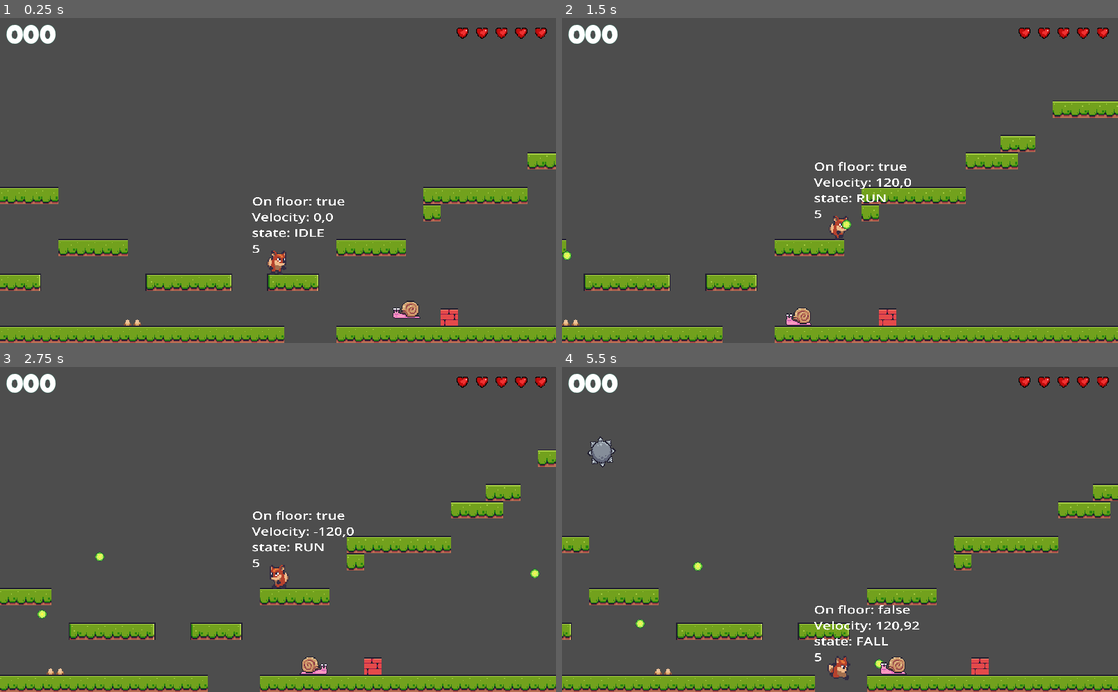
Above: before the commit, frames 1-4 (two rows, left to right).
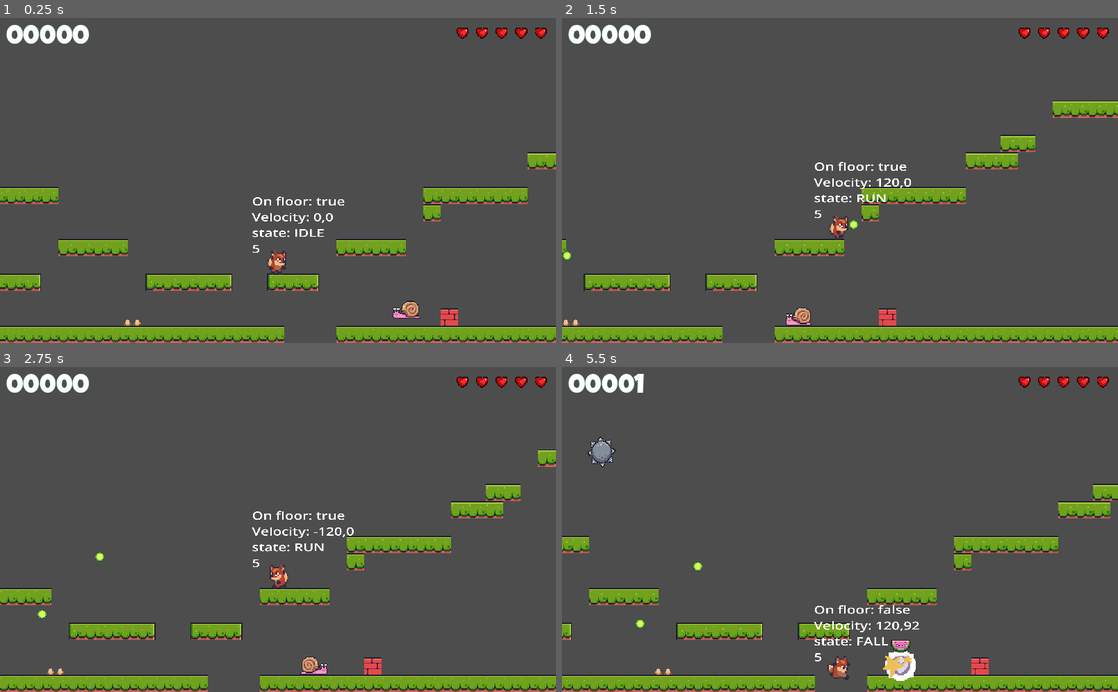
Above: after the commit, the same moments.

Repository: Thifall/Foxy
Game: Godot game, scene res://Scenes/Levels/level_base/level_base.tscn
Same seed, same stepped clock (60 frames per second), same inputs: the game is played once before the commit and once after it.
Inputs:
- Up to frame 1 (0.25 s): no input
- Up to frame 2 (1.5 s): hold Right (Right) from 0.53 s (still down); tap B (bullet) at 0.6 s; tap Up (Jump) at 0.77 s; tap Space (shoot) at 1.35 s
- Up to frame 3 (2.75 s): tap Up (Jump) at 1.52 s; release Right (Right) at 2.03 s; hold Left (Left) from 2.03 s (still down); tap B (bullet) at 2.1 s
- Up to frame 4 (5.5 s): tap Space (shoot) at 2.85, 4.35 s; tap Up (Jump) at 3.02, 3.77, 4.52 s; tap B (bullet) at 3.6, 5.1 s; release Left (Left) at 4.28 s; hold Right (Right) from 4.28 s (still down)

The runs differ from the first frame. In frame 1, 0.3% of the frame differs, in the area x 10-16%, y 2-8%; in frame 2, 0.3%; in frame 3, 0.3%; in frame 4, 0.8%, in the area x 10-64%, y 2-97%.

Commit message:
[+][jm] Added Boss scene with basic animation patterns, added scoring system, added basic HUD, added new moving platform scene

Diff:
--- a/Constants/Constants.gd
+++ b/Constants/Constants.gd
@@ -11,5 +11,5 @@
 
 #region constants
 const PLAYER_GROUP: String = "Player"
-const MOBEABLES_GROUP: String = "Moveables"
+const MOVEABLES_GROUP: String = "Moveables"
 #endregion
--- a/Scenes/BallSpike/ball_spike.tscn
+++ b/Scenes/BallSpike/ball_spike.tscn
@@ -6,7 +6,7 @@
 [sub_resource type="CircleShape2D" id="CircleShape2D_bjxre"]
 radius = 12.0
 
-[node name="BallSpike" type="PathFollow2D"]
+[node name="BallSpike" type="PathFollow2D" groups=["Moveables"]]
 rotates = false
 script = ExtResource("1_1wfoa")
 
--- /dev/null
+++ b/Scenes/Boss/boss.gd
@@ -0,0 +1,46 @@
+extends Node2D
+
+const TRIGGER_CONDITION: String = "parameters/conditions/on_trigger"
+
+@export var lives: int = 2
+@export var points: int = 5
+
+@onready var animation_tree: AnimationTree = $AnimationTree
+@onready var state_machine: AnimationNodeStateMachinePlayback = $AnimationTree["parameters/playback"]
+@onready var visual: Node2D = $Visual
+@onready var bossHitBox: CollisionShape2D = $Visual/BossHitBox/CollisionShape2D
+
+var _isInvincible = false
+
+func _on_boss_trigger_area_entered(area: Area2D) -> void:
+	animation_tree[TRIGGER_CONDITION] = true
+
+func set_invinviclbe(invincible: bool) -> void:
+	_isInvincible = invincible
+	if(invincible):
+		state_machine.travel("hit")
+	var tween = get_tree().create_tween()
+
+func reduce_lives() -> void:
+	lives -= 1
+	if lives<=0 :
+		SignalManager.onBossDefeated.emit(points)
+		queue_free()
+
+func tween_hit() -> void:
+	var tween = get_tree().create_tween()
+	tween.tween_property(visual, "position", Vector2.ZERO, 1.8)
+	tween.tween_callback(set_invinviclbe.bind(false))
+
+func take_damage() -> void:
+	if(_isInvincible):
+		return
+	set_invinviclbe(true)
+	tween_hit()
+	reduce_lives()
+
+func enable_hit_box() -> void:
+	bossHitBox.set_deferred("disabled", false)
+
+func _on_boss_hit_box_area_entered(area: Area2D) -> void:
+	take_damage()
--- /dev/null
+++ b/Scenes/Boss/boss.tscn
@@ -0,0 +1,248 @@
+[gd_scene load_steps=23 format=3 uid="uid://lhvaoda5xeij"]
+
+[ext_resource type="Texture2D" uid="uid://dh4n50sf1sx1l" path="res://assets/enemies/boss/boss.png" id="1_3worh"]
+[ext_resource type="Script" path="res://Scenes/Boss/boss.gd" id="1_nq1dn"]
+
+[sub_resource type="RectangleShape2D" id="RectangleShape2D_7s5a4"]
+size = Vector2(10, 240)
+
+[sub_resource type="RectangleShape2D" id="RectangleShape2D_2baht"]
+size = Vector2(22, 51.5)
+
+[sub_resource type="Animation" id="Animation_far6x"]
+length = 0.001
+tracks/0/type = "value"
+tracks/0/imported = false
+tracks/0/enabled = true
+tracks/0/path = NodePath("Visual/BossHitBox/Sprite2D:self_modulate")
+tracks/0/interp = 1
+tracks/0/loop_wrap = true
+tracks/0/keys = {
+"times": PackedFloat32Array(0),
+"transitions": PackedFloat32Array(1),
+"update": 0,
+"values": [Color(1, 1, 1, 0)]
+}
+tracks/1/type = "value"
+tracks/1/imported = false
+tracks/1/enabled = true
+tracks/1/path = NodePath("Visual/BossHitBox/Sprite2D:scale")
+tracks/1/interp = 1
+tracks/1/loop_wrap = true
+tracks/1/keys = {
+"times": PackedFloat32Array(0),
+"transitions": PackedFloat32Array(1),
+"update": 0,
+"values": [Vector2(1e-05, 1e-05)]
+}
+tracks/2/type = "value"
+tracks/2/imported = false
+tracks/2/enabled = true
+tracks/2/path = NodePath("Visual:position")
+tracks/2/interp = 1
+tracks/2/loop_wrap = true
+tracks/2/keys = {
+"times": PackedFloat32Array(0),
+"transitions": PackedFloat32Array(1),
+"update": 0,
+"values": [Vector2(0, 0)]
+}
+
+[sub_resource type="Animation" id="Animation_f62yi"]
+resource_name = "arrive"
+length = 0.7
+step = 0.1
+tracks/0/type = "value"
+tracks/0/imported = false
+tracks/0/enabled = true
+tracks/0/path = NodePath("Visual/BossHitBox/Sprite2D:self_modulate")
+tracks/0/interp = 1
+tracks/0/loop_wrap = true
+tracks/0/keys = {
+"times": PackedFloat32Array(0, 0.3),
+"transitions": PackedFloat32Array(1, 1),
+"update": 0,
+"values": [Color(1, 1, 1, 0), Color(1, 1, 1, 1)]
+}
+tracks/1/type = "value"
+tracks/1/imported = false
+tracks/1/enabled = true
+tracks/1/path = NodePath("Visual/BossHitBox/Sprite2D:scale")
+tracks/1/interp = 1
+tracks/1/loop_wrap = true
+tracks/1/keys = {
+"times": PackedFloat32Array(0, 0.7),
+"transitions": PackedFloat32Array(1, 1),
+"update": 0,
+"values": [Vector2(1e-05, 1e-05), Vector2(0.5, 0.5)]
+}
+tracks/2/type = "method"
+tracks/2/imported = false
+tracks/2/enabled = true
+tracks/2/path = NodePath(".")
+tracks/2/interp = 1
+tracks/2/loop_wrap = true
+tracks/2/keys = {
+"times": PackedFloat32Array(0.7),
+"transitions": PackedFloat32Array(1),
+"values": [{
+"args": [],
+"method": &"enable_hit_box"
+}]
+}
+
+[sub_resource type="Animation" id="Animation_neff0"]
+resource_name = "attack"
+length = 2.7
+step = 0.1
+tracks/0/type = "value"
+tracks/0/imported = false
+tracks/0/enabled = true
+tracks/0/path = NodePath("Visual:position")
+tracks/0/interp = 1
+tracks/0/loop_wrap = true
+tracks/0/keys = {
+"times": PackedFloat32Array(0.4, 0.6, 0.8, 1, 1.2, 1.7, 2.4, 2.7),
+"transitions": PackedFloat32Array(1, 1, 1, 1, 1, 1, 1, 1),
+"update": 0,
+"values": [Vector2(0, 0), Vector2(-50, 0), Vector2(0, 0), Vector2(-50, 0), Vector2(0, 0), Vector2(-200, 0), Vector2(0, -150), Vector2(0, 0)]
+}
+
+[sub_resource type="Animation" id="Animation_3uque"]
+resource_name = "hit"
+length = 2.0
+step = 0.1
+tracks/0/type = "value"
+tracks/0/imported = false
+tracks/0/enabled = true
+tracks/0/path = NodePath("Visual/BossHitBox/Sprite2D:self_modulate")
+tracks/0/interp = 1
+tracks/0/loop_wrap = true
+tracks/0/keys = {
+"times": PackedFloat32Array(0, 0.2, 0.4, 0.6, 0.8, 1, 1.2, 1.4, 1.6, 1.8, 2),
+"transitions": PackedFloat32Array(1, 1, 1, 1, 1, 1, 1, 1, 1, 1, 1),
+"update": 0,
+"values": [Color(1, 1, 1, 1), Color(0.786031, 0, 0.280816, 1), Color(1, 1, 1, 1), Color(0.786031, 0, 0.280816, 1), Color(1, 1, 1, 1), Color(0.786031, 0, 0.280816, 1), Color(1, 1, 1, 1), Color(0.786031, 0, 0.280816, 1), Color(1, 1, 1, 1), Color(0.786031, 0, 0.280816, 1), Color(1, 1, 1, 1)]
+}
+
+[sub_resource type="Animation" id="Animation_txufk"]
+resource_name = "pulse"
+length = 3.0
+step = 0.1
+tracks/0/type = "value"
+tracks/0/imported = false
+tracks/0/enabled = true
+tracks/0/path = NodePath("Visual:position")
+tracks/0/interp = 1
+tracks/0/loop_wrap = true
+tracks/0/keys = {
+"times": PackedFloat32Array(0, 0.2, 1.2, 1.6, 1.7, 2.7, 3),
+"transitions": PackedFloat32Array(1, 1, 1, 1, 1, 1, 1),
+"update": 0,
+"values": [Vector2(0, 0), Vector2(0, 0), Vector2(0, -100), Vector2(0, 0), Vector2(0, 0), Vector2(0, -100), Vector2(0, 0)]
+}
+
+[sub_resource type="AnimationLibrary" id="AnimationLibrary_e75gy"]
+_data = {
+"RESET": SubResource("Animation_far6x"),
+"arrive": SubResource("Animation_f62yi"),
+"attack": SubResource("Animation_neff0"),
+"hit": SubResource("Animation_3uque"),
+"pulse": SubResource("Animation_txufk")
+}
+
+[sub_resource type="AnimationNodeAnimation" id="AnimationNodeAnimation_fmog8"]
+animation = &"RESET"
+
+[sub_resource type="AnimationNodeAnimation" id="AnimationNodeAnimation_4cgh8"]
+animation = &"arrive"
+
+[sub_resource type="AnimationNodeAnimation" id="AnimationNodeAnimation_fimvo"]
+animation = &"attack"
+
+[sub_resource type="AnimationNodeAnimation" id="AnimationNodeAnimation_q104c"]
+animation = &"hit"
+
+[sub_resource type="AnimationNodeAnimation" id="AnimationNodeAnimation_7lwtm"]
+animation = &"pulse"
+
+[sub_resource type="AnimationNodeStateMachineTransition" id="AnimationNodeStateMachineTransition_oso2t"]
+advance_mode = 2
+
+[sub_resource type="AnimationNodeStateMachineTransition" id="AnimationNodeStateMachineTransition_v68f7"]
+switch_mode = 2
+advance_mode = 2
+advance_condition = &"on_trigger"
+
+[sub_resource type="AnimationNodeStateMachineTransition" id="AnimationNodeStateMachineTransition_orkgo"]
+switch_mode = 2
+advance_mode = 2
+
+[sub_resource type="AnimationNodeStateMachineTransition" id="AnimationNodeStateMachineTransition_f86eh"]
+switch_mode = 2
+advance_mode = 2
+
+[sub_resource type="AnimationNodeStateMachineTransition" id="AnimationNodeStateMachineTransition_rm0vg"]
+switch_mode = 2
+advance_mode = 2
+
+[sub_resource type="AnimationNodeStateMachineTransition" id="AnimationNodeStateMachineTransition_ix3o6"]
+switch_mode = 2
+advance_mode = 2
+
+[sub_resource type="AnimationNodeStateMachine" id="AnimationNodeStateMachine_gp3je"]
+states/RESET/node = SubResource("AnimationNodeAnimation_fmog8")
+states/RESET/position = Vector2(353, 100)
+states/Start/position = Vector2(232, 100)
+states/arrive/node = SubResource("AnimationNodeAnimation_4cgh8")
+states/arrive/position = Vector2(463, 100)
+states/attack/node = SubResource("AnimationNodeAnimation_fimvo")
+states/attack/position = Vector2(679, 100)
+states/hit/node = SubResource("AnimationNodeAnimation_q104c")
+states/hit/position = Vector2(463, 200.844)
+states/pulse/node = SubResource("AnimationNodeAnimation_7lwtm")
+states/pulse/position = Vector2(569, 100)
+transitions = ["Start", "RESET", SubResource("AnimationNodeStateMachineTransition_oso2t"), "RESET", "arrive", SubResource("AnimationNodeStateMachineTransition_v68f7"), "arrive", "pulse", SubResource("AnimationNodeStateMachineTransition_orkgo"), "pulse", "attack", SubResource("AnimationNodeStateMachineTransition_f86eh"), "attack", "pulse", SubResource("AnimationNodeStateMachineTransition_rm0vg"), "hit", "pulse", SubResource("AnimationNodeStateMachineTransition_ix3o6")]
+graph_offset = Vector2(-9, -60.1557)
+
+[node name="Boss" type="Node2D"]
+script = ExtResource("1_nq1dn")
+
+[node name="BossTrigger" type="Area2D" parent="."]
+position = Vector2(-130, -100)
+collision_layer = 0
+collision_mask = 2
+
+[node name="CollisionShape2D" type="CollisionShape2D" parent="BossTrigger"]
+shape = SubResource("RectangleShape2D_7s5a4")
+
+[node name="Visual" type="Node2D" parent="."]
+
+[node name="BossHitBox" type="Area2D" parent="Visual"]
+collision_layer = 4
+collision_mask = 8
+
+[node name="Sprite2D" type="Sprite2D" parent="Visual/BossHitBox"]
+self_modulate = Color(1, 1, 1, 0)
+position = Vector2(0, -32)
+scale = Vector2(1e-05, 1e-05)
+texture = ExtResource("1_3worh")
+
+[node name="CollisionShape2D" type="CollisionShape2D" parent="Visual/BossHitBox"]
+position = Vector2(-1, -29.25)
+shape = SubResource("RectangleShape2D_2baht")
+disabled = true
+
+[node name="AnimationPlayer" type="AnimationPlayer" parent="."]
+libraries = {
+"": SubResource("AnimationLibrary_e75gy")
+}
+
+[node name="AnimationTree" type="AnimationTree" parent="."]
+deterministic = false
+tree_root = SubResource("AnimationNodeStateMachine_gp3je")
+anim_player = NodePath("../AnimationPlayer")
+parameters/conditions/on_trigger = false
+
+[connection signal="area_entered" from="BossTrigger" to="." method="_on_boss_trigger_area_entered"]
+[connection signal="area_entered" from="Visual/BossHitBox" to="." method="_on_boss_hit_box_area_entered"]
--- a/Scenes/Enemies/enemy_base.gd
+++ b/Scenes/Enemies/enemy_base.gd
@@ -29,7 +29,7 @@
 	dying = true
 	set_physics_process(false)
 	hide()
-	#other stuff
+	SignalManager.onEnemyHit.emit(Points)
 	SignalManager.onCreateObject.emit(global_position, Constants.ObjectType.EXPLOSION)
 	SignalManager.onCreateObject.emit(global_position, Constants.ObjectType.PICKUP)
 	queue_free()
--- /dev/null
+++ b/Scenes/HUD/hud.gd
@@ -0,0 +1,31 @@
+extends Control
+
+@onready var score_label: Label = $MC/HB/ScoreLabel
+@onready var hb_hearts: HBoxContainer = $MC/HB/HBHearts
+@onready var vb_level_complete: VBoxContainer = $ColorRect/VBLevelComplete
+@onready var vb_game_over: VBoxContainer = $ColorRect/VBGameOver
+@onready var color_rect: ColorRect = $ColorRect
+
+var _hearts: Array
+# Called when the node enters the scene tree for the first time.
+func _ready() -> void:
+	on_score_updated(ScoreManager.get_score())
+	_hearts = hb_hearts.get_children()
+	SignalManager.onPlayerHit.connect(on_player_hit)
+	SignalManager.onLevelStarted.connect(on_player_hit)
+	SignalManager.onGameOver.connect(on_game_over)
+	SignalManager.onScoreUpdated.connect(on_score_updated)
+
+func on_player_hit(lives: int) -> void:
+	for life in range(_hearts.size()):
+		_hearts[life].visible = lives > life
+
+func on_game_over() -> void:
+	vb_game_over.show()
+	show_hud()
+
+func show_hud() -> void:
+	color_rect.show()
+
+func on_score_updated(score: int) -> void:
+	score_label.text = "%05d" % score
--- a/Scenes/HUD/hud.tscn
+++ b/Scenes/HUD/hud.tscn
@@ -1,5 +1,6 @@
-[gd_scene load_steps=5 format=3 uid="uid://csnw7ixg5n4pp"]
+[gd_scene load_steps=6 format=3 uid="uid://csnw7ixg5n4pp"]
 
+[ext_resource type="Script" path="res://Scenes/HUD/hud.gd" id="1_5lkxc"]
 [ext_resource type="LabelSettings" uid="uid://c57087kb6t0iv" path="res://assets/LG_white_48.tres" id="1_d3d1c"]
 [ext_resource type="Texture2D" uid="uid://nsu1a2v10j7v" path="res://assets/items/pixel heart 2.png" id="2_a4tvn"]
 [ext_resource type="LabelSettings" uid="uid://b2dyrr3deoxuq" path="res://assets/LG_blue_64.tres" id="3_sci8y"]
@@ -12,6 +13,7 @@
 anchor_bottom = 1.0
 grow_horizontal = 2
 grow_vertical = 2
+script = ExtResource("1_5lkxc")
 
 [node name="MC" type="MarginContainer" parent="."]
 layout_mode = 1
@@ -32,7 +34,7 @@
 [node name="ScoreLabel" type="Label" parent="MC/HB"]
 layout_mode = 2
 size_flags_horizontal = 3
-text = "000"
+text = "00000"
 label_settings = ExtResource("1_d3d1c")
 
 [node name="HBHearts" type="HBoxContainer" parent="MC/HB"]
--- a/Scenes/Levels/level_base/level_base.gd
+++ b/Scenes/Levels/level_base/level_base.gd
@@ -3,7 +3,7 @@
 
 # Called when the node enters the scene tree for the first time.
 func _ready() -> void:
-	pass # Replace with function body.
+	SignalManager.onGameOver.connect(on_game_over)
 
 
 # Called every frame. 'delta' is the elapsed time since the previous frame.
@@ -15,3 +15,8 @@
 			3.0,
 			50.0,
 			Constants.ObjectType.BULLET_PLAYER)
+
+func on_game_over() -> void:
+	for mv in get_tree().get_nodes_in_group(Constants.MOVEABLES_GROUP):
+		mv.set_process(false)
+		mv.set_physics_process(false)
--- a/Scenes/Levels/level_base/level_base.tscn
+++ b/Scenes/Levels/level_base/level_base.tscn
@@ -10,6 +10,8 @@
 [ext_resource type="PackedScene" uid="uid://bpqscdoamnvdj" path="res://Scenes/BallSpike/ball_spike.tscn" id="8_5feyi"]
 [ext_resource type="PackedScene" uid="uid://ckfkm581263ph" path="res://Scenes/FloorSpike/floor_spike.tscn" id="9_yfvs6"]
 [ext_resource type="PackedScene" uid="uid://csnw7ixg5n4pp" path="res://Scenes/HUD/hud.tscn" id="10_qj01s"]
+[ext_resource type="PackedScene" uid="uid://bh1y73d6rarj3" path="res://Scenes/MovingPlatform/moving_platform.tscn" id="11_37myb"]
+[ext_resource type="PackedScene" uid="uid://lhvaoda5xeij" path="res://Scenes/Boss/boss.tscn" id="12_d6nn6"]
 
 [sub_resource type="TileSetAtlasSource" id="TileSetAtlasSource_6vqvf"]
 texture = ExtResource("1_ewv22")
@@ -269,3 +271,15 @@
 [node name="CanvasLayer" type="CanvasLayer" parent="."]
 
 [node name="HUD" parent="CanvasLayer" instance=ExtResource("10_qj01s")]
+
+[node name="MovingPlatforms" type="Node2D" parent="."]
+
+[node name="P1" type="Marker2D" parent="MovingPlatforms"]
+position = Vector2(-274, -221)
+
+[node name="MovingPlatform" parent="MovingPlatforms" node_paths=PackedStringArray("destination") instance=ExtResource("11_37myb")]
+position = Vector2(-185, -8)
+destination = NodePath("../P1")
+
+[node name="Boss" parent="." instance=ExtResource("12_d6nn6")]
+position = Vector2(939, -17)
--- /dev/null
+++ b/Scenes/MovingPlatform/moving_platform.gd
@@ -0,0 +1,35 @@
+extends AnimatableBody2D
+
+@export var destination: Marker2D
+@export var speed: float = 50.0
+
+var _startPosition: Vector2
+var _endPosition: Vector2
+var _timeToMove: float = 0.0
+var _tween: Tween
+
+# Called when the node enters the scene tree for the first time.
+func _ready() -> void:
+	SignalManager.onGameOver.connect(_on_game_over)
+	_startPosition = global_position
+	_endPosition = destination.global_position
+
+	var distance: float = _startPosition.distance_to(_endPosition)
+	_timeToMove = distance/speed
+	_set_moving()
+
+func _set_moving() -> void:
+	_tween = get_tree().create_tween()
+	_tween.set_loops()
+	_tween.tween_property(self, "global_position", _endPosition, _timeToMove)
+	_tween.tween_property(self, "global_position", _startPosition, _timeToMove)
+
+func _exit_tree() -> void:
+	_kill_tween()
+
+func _on_game_over() -> void:
+	_kill_tween()
+
+func _kill_tween() -> void:
+	if _tween:
+		_tween.kill()
--- /dev/null
+++ b/Scenes/MovingPlatform/moving_platform.tscn
@@ -0,0 +1,20 @@
+[gd_scene load_steps=4 format=3 uid="uid://bh1y73d6rarj3"]
+
+[ext_resource type="Script" path="res://Scenes/MovingPlatform/moving_platform.gd" id="1_8cf4y"]
+[ext_resource type="Texture2D" uid="uid://4i3235woywhq" path="res://assets/tiles/Terrain (16x16).png" id="1_l7wdm"]
+
+[sub_resource type="RectangleShape2D" id="RectangleShape2D_u1mn8"]
+size = Vector2(48, 9)
+
+[node name="MovingPlatform" type="AnimatableBody2D"]
+script = ExtResource("1_8cf4y")
+
+[node name="Sprite2D" type="Sprite2D" parent="."]
+texture = ExtResource("1_l7wdm")
+region_enabled = true
+region_rect = Rect2(0, 64, 48, 9)
+
+[node name="CollisionShape2D" type="CollisionShape2D" parent="."]
+position = Vector2(0, -0.5)
+shape = SubResource("RectangleShape2D_u1mn8")
+one_way_collision = true
--- a/Scenes/player/player.gd
+++ b/Scenes/player/player.gd
@@ -26,7 +26,10 @@
 
 # Called when the node enters the scene tree for the first time.
 func _ready() -> void:
-	pass # Replace with function body.
+	call_deferred("late_setup")
+
+func late_setup() -> void:
+	SignalManager.onLevelStarted.emit(_lives)
 
 # Called every frame. 'delta' is the elapsed time since the previous frame.
 func _physics_process(delta: float) -> void:
@@ -117,6 +120,8 @@
 	if _lives <= 0:
 		SignalManager.onGameOver.emit()
 		set_physics_process(false)
+		animation_player.stop()
+		invincibility_animation.stop()
 		print("player died")
 		return false
 	return true
--- a/Scenes/player/player.tscn
+++ b/Scenes/player/player.tscn
@@ -198,7 +198,8 @@
 asd"
 
 [node name="Shooter" parent="." instance=ExtResource("4_36evw")]
-lifeSpan = 2.0
+speed = 200.0
+lifeSpan = 1.0
 shootDelay = 0.3
 
 [node name="Hitbox" type="Area2D" parent="."]
--- /dev/null
+++ b/Singletons/ScoreManager.gd
@@ -0,0 +1,51 @@
+extends Node
+
+const SCORE_FILENAME: String = "user://FoxyHighscores.json"
+const MAX_SCORES_COUNT: int = 10
+
+var _score: int = 0
+var _scores_history: Array = []
+
+func _ready() -> void:
+	SignalManager.onEnemyHit.connect(update_score)
+	SignalManager.onBossDefeated.connect(update_score)
+	SignalManager.onPickupPicked.connect(update_score)
+	SignalManager.onGameOver.connect(on_game_over)
+	load_scores_history()
+
+func update_score(points: int) -> void:
+	_score += points
+	SignalManager.onScoreUpdated.emit(_score)
+
+func on_game_over() -> void:
+	_scores_history.append({"score": _score})
+	save_scores()
+
+func save_scores() -> void:
+	_scores_history.sort_custom(compare_scores)
+	var file = FileAccess.open(SCORE_FILENAME, FileAccess.WRITE)
+	if file:
+		file.store_string(JSON.stringify(_scores_history.slice(0,MAX_SCORES_COUNT)))
+		file.close()
+
+func reset_score() -> void:
+	_score = 0
+
+func get_score() -> int:
+	return _score
+
+func load_scores_history() -> void:
+	_scores_history.clear()
+	var file = FileAccess.open(SCORE_FILENAME, FileAccess.READ)
+	if file:
+		var text: String = file.get_as_text()
+		if text and text.length() > 0:
+			_scores_history = JSON.parse_string(file.get_as_text())
+		file.close()
+	else:
+		save_scores()
+	_scores_history.sort_custom(compare_scores)
+	print(_scores_history)
+
+func compare_scores(a, b):
+	return b.score < a.score
--- a/Singletons/SignalManager.gd
+++ b/Singletons/SignalManager.gd
@@ -6,5 +6,10 @@
 signal onCreateObject(position: Vector2, objectType: Constants.ObjectType)
 
 signal onPickupPicked(points: int)
+signal onEnemyHit(points:int)
+signal onScoreUpdated(score: int)
 signal onGameOver
 signal onPlayerHit(lives: int)
+signal onLevelStarted(lives: int)
+
+signal onBossDefeated(points: int)
--- a/project.godot
+++ b/project.godot
@@ -19,6 +19,7 @@
 
 SoundManager="*res://Singletons/SoundManager.gd"
 SignalManager="*res://Singletons/SignalManager.gd"
+ScoreManager="*res://Singletons/ScoreManager.gd"
 
 [display]
 
Not shown: 1 places in Scenes/Levels/level_base/level_base.tscn that only renumber resources
